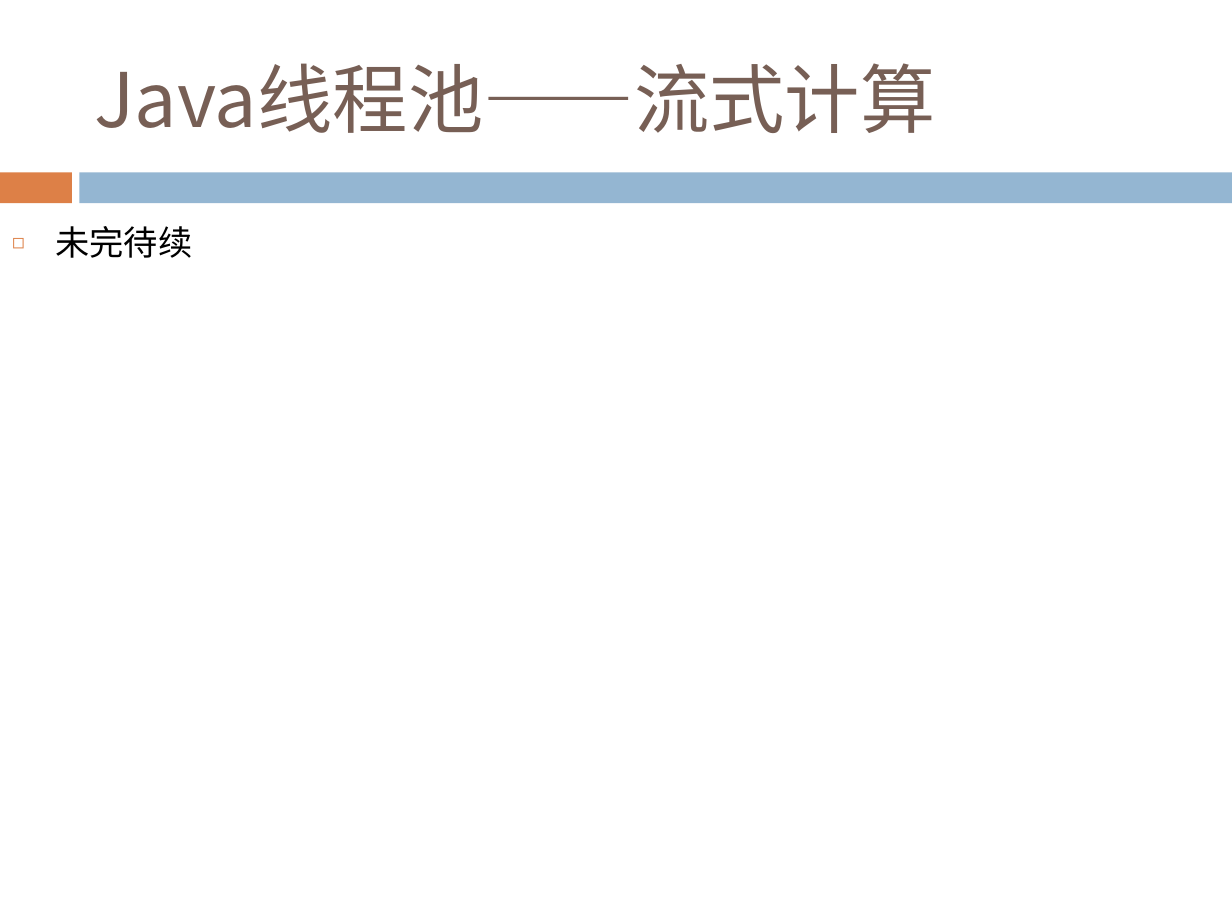
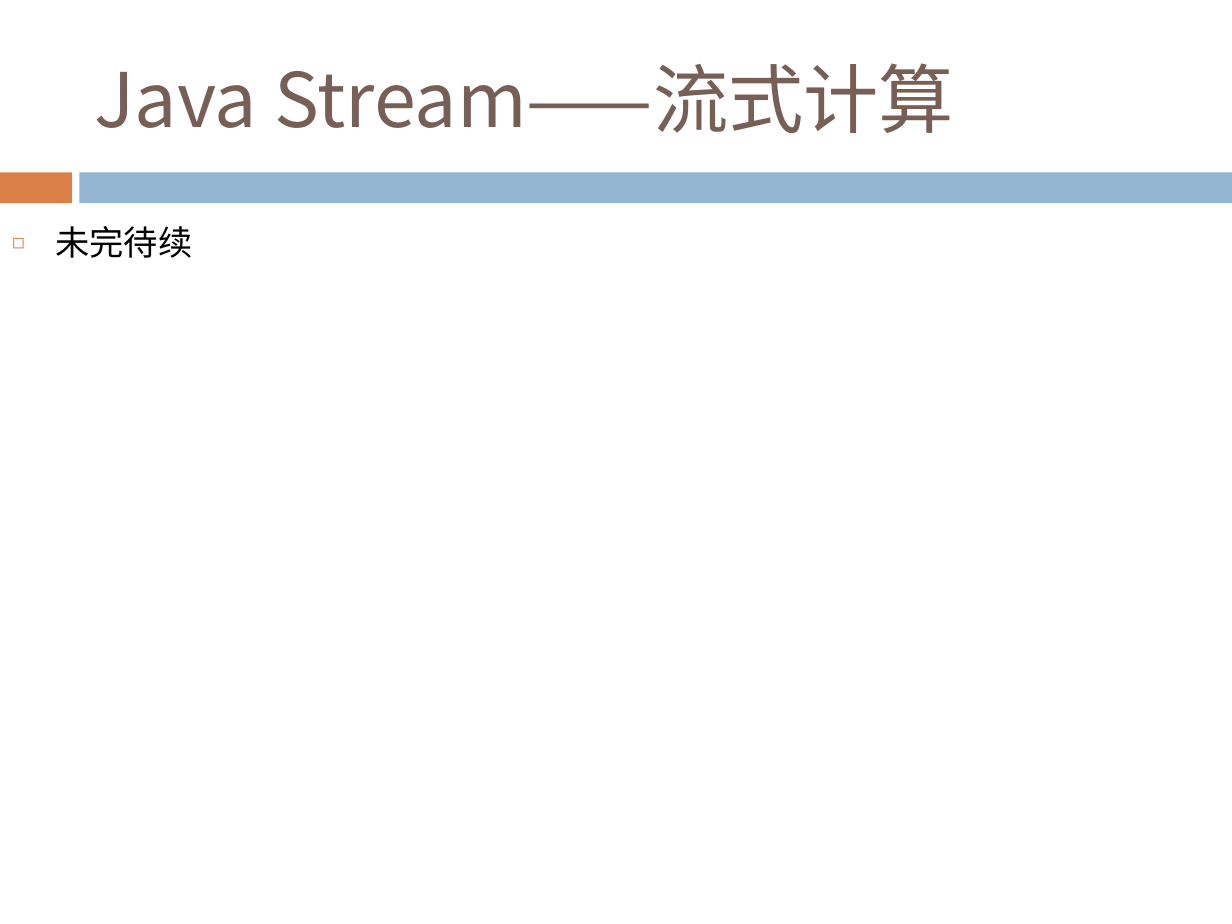
Before and after one commit to Costriod/study, a slide deck: slide 137 of Java基础.pptx. Drawn at 1232x924 pixels with LibreOffice and Linux fonts; fonts in the diff are those of the drawing. Boxes give left, top, right and bottom in pixels: in the first picture for what was removed or moved away, otherwise in the second. Text is boxed around its words. In the diff, an @@ line names an element or a change of style, - is before the commit and + after.

```diff
--- a/Java基础.pptx
+++ b/Java基础.pptx
@@ title at <box>95,63,954,133</box>: text changed @@
-Java线程池——流式计算
+Java Stream——流式计算
```
Also in this commit, not shown: 5 other slides changed, 4 other files.
